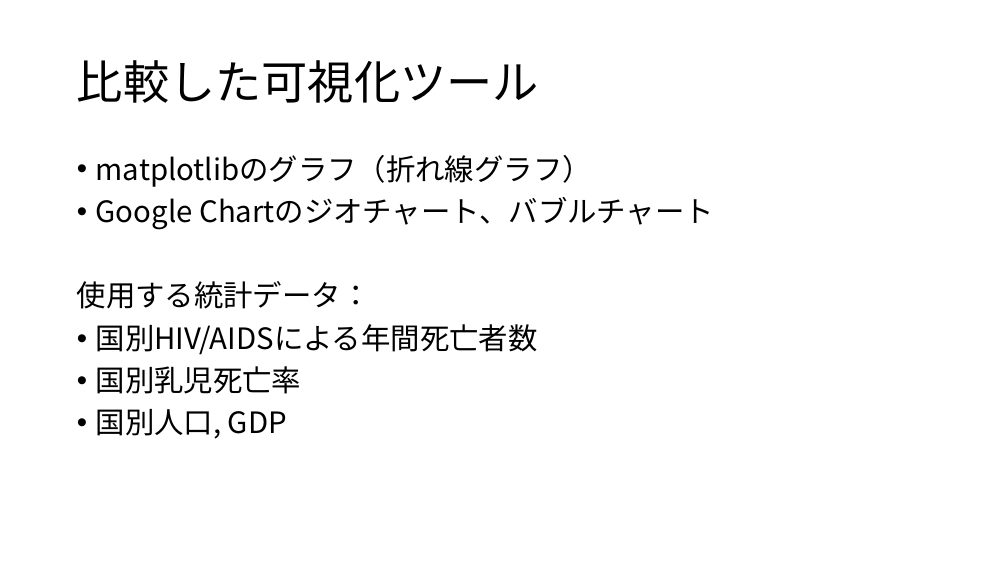
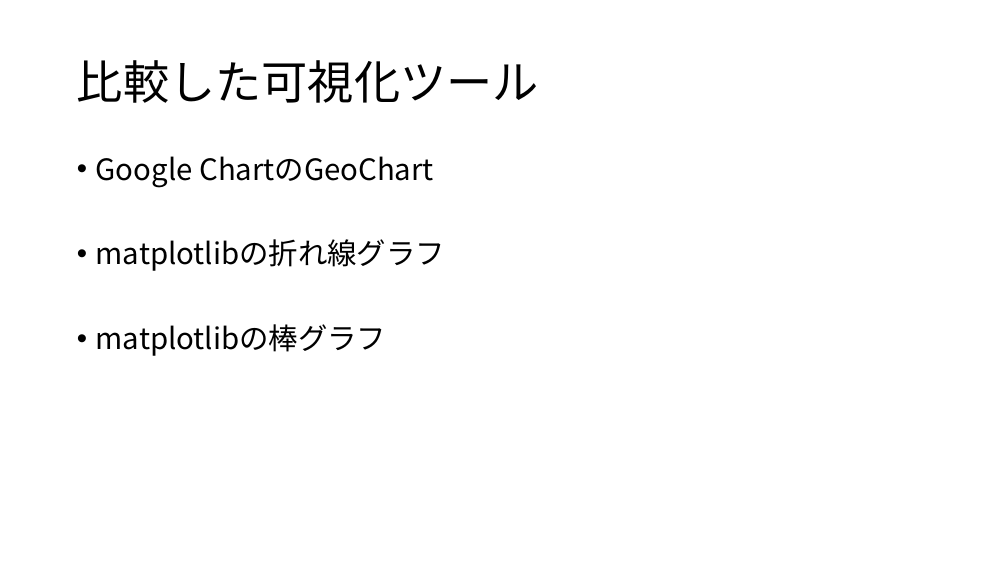
Before and after one commit to erevest-cobalt/3pro, a slide deck: slide 6 of 統計データの可視化.pptx (slide 5 before the commit). Drawn at 1008x567 pixels with LibreOffice and Linux fonts; fonts in the diff are those of the drawing. Boxes give left, top, right and bottom in pixels: in the first picture for what was removed or moved away, otherwise in the second. Text is boxed around its words. In the diff, an @@ line names an element or a change of style, - is before the commit and + after.

```diff
--- a/統計データの可視化.pptx
+++ b/統計データの可視化.pptx
@@ text at [96, 156, 445, 356]: text changed @@
-• matplotlibのグラフ（折れ線グラフ）
-• Google Chartのジオチャート、バブルチャート
-使用する統計データ：
-• 国別HIV/AIDSによる年間死亡者数
-• 国別乳児死亡率
-• 国別人口, GDP
+• Google ChartのGeoChart
+• matplotlibの折れ線グラフ
+• matplotlibの棒グラフ
```
Also in this commit, not shown: 2 other slides changed, 5 slides added, 3 slides removed.
